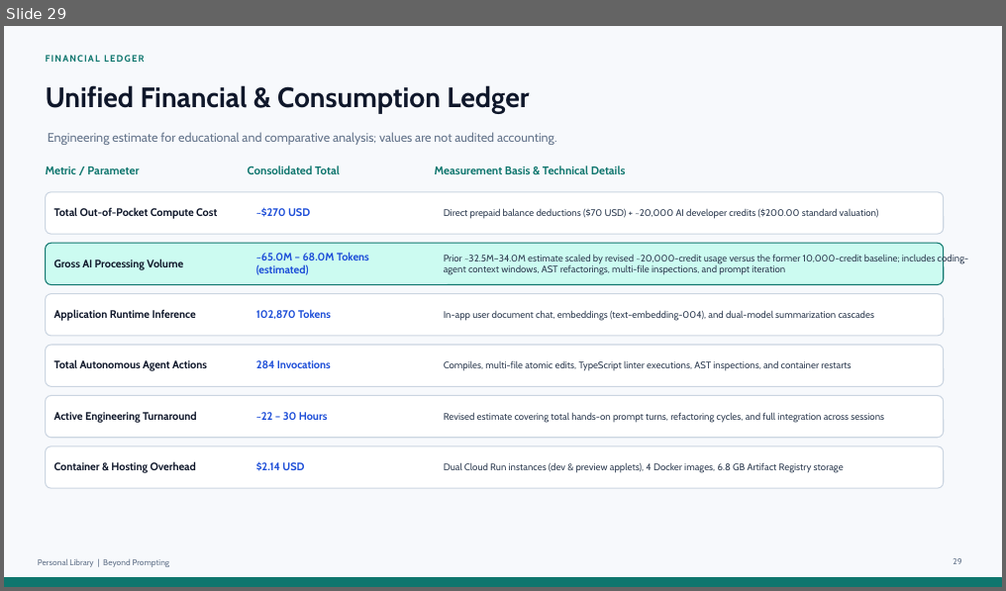
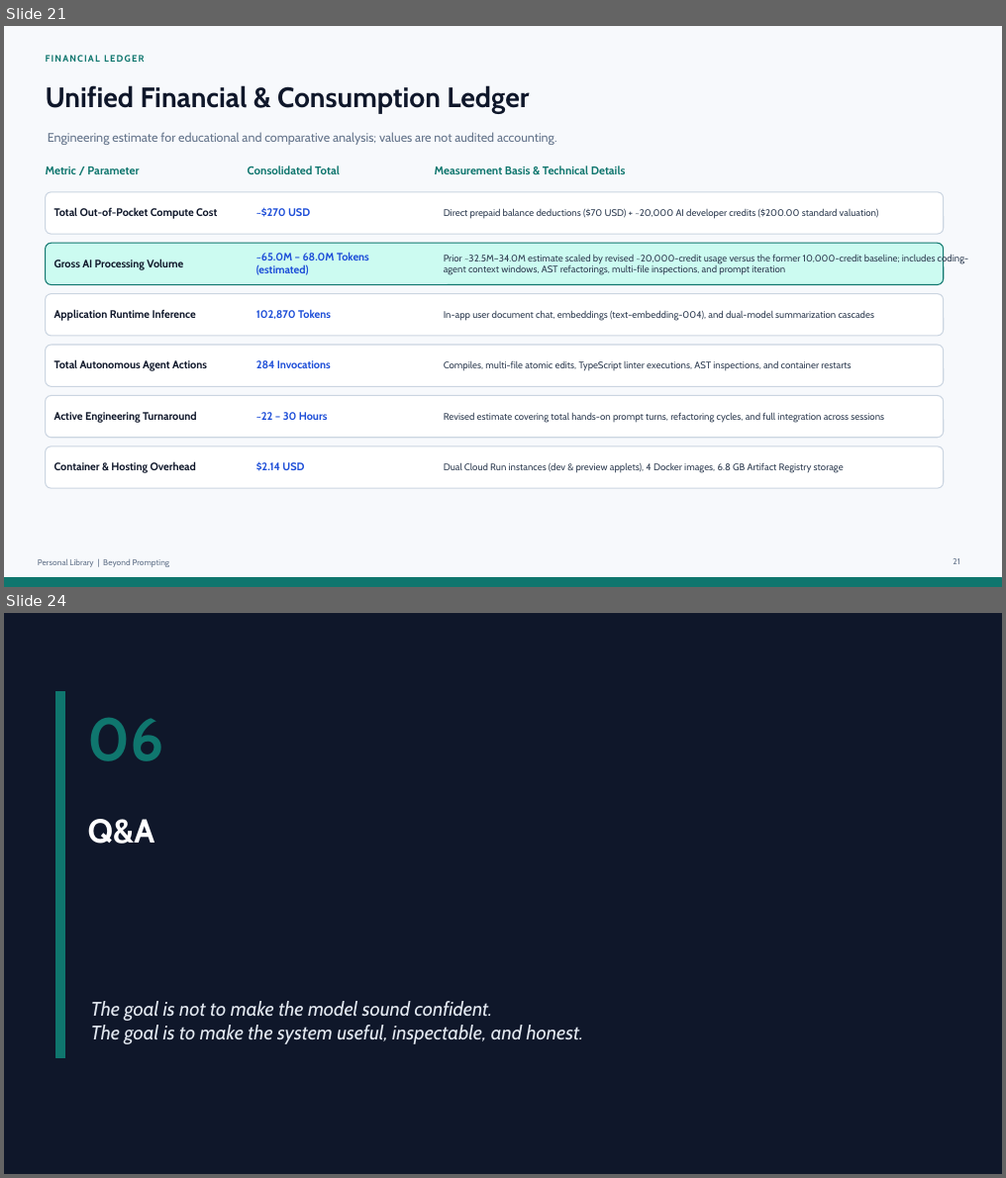
Before and after one commit to epascalau/personal-library, a slide deck: docs/presentations/beyond-prompting-local-rag.pptx. Shown one above the other, each under a label of ours: slide 29 before the commit, slides 21 and 24 after it; the slides between them are not shown. The pictures are 1006x591 and 1006x1178 pixels, drawn with LibreOffice and Linux fonts; fonts in the diff are those of the drawing. Boxes give left, top, right and bottom in pixels: in the first picture for what was removed or moved away, otherwise in the second. Text is boxed around its words. In the diff, an @@ line names an element or a change of style, - is before the commit and + after.

```diff
--- a/docs/presentations/beyond-prompting-local-rag.pptx
+++ b/docs/presentations/beyond-prompting-local-rag.pptx
@@ slide 24 added at bbox=[4, 613, 1002, 1174], background #FFFFFF @@
@@ rectangle added at bbox=[4, 613, 1002, 1174], fill #0F172A, outline #0F172A 1 pt @@
@@ rectangle added at bbox=[56, 691, 65, 1059], fill #0F766E, outline #0F766E 1 pt @@
@@ text added at bbox=[88, 718, 164, 761], 58 pt, text #0F766E, bold @@
+06
@@ text added at bbox=[88, 819, 155, 844], 32 pt, text #FFFFFF, bold @@
+Q&A
@@ text added at bbox=[91, 1001, 584, 1045], 19 pt, text #E2E8F0, italic @@
+The goal is not to make the model sound confident.
+The goal is to make the system useful, inspectable, and honest.
@@ what was slide 29 is now slide 21 @@
@@ page number at bbox=[952, 559, 959, 565]: text changed @@
-29
+21
```
Also in this commit, not shown: 16 slides changed, 2 other slides added, 11 slides removed, 4 other files.
